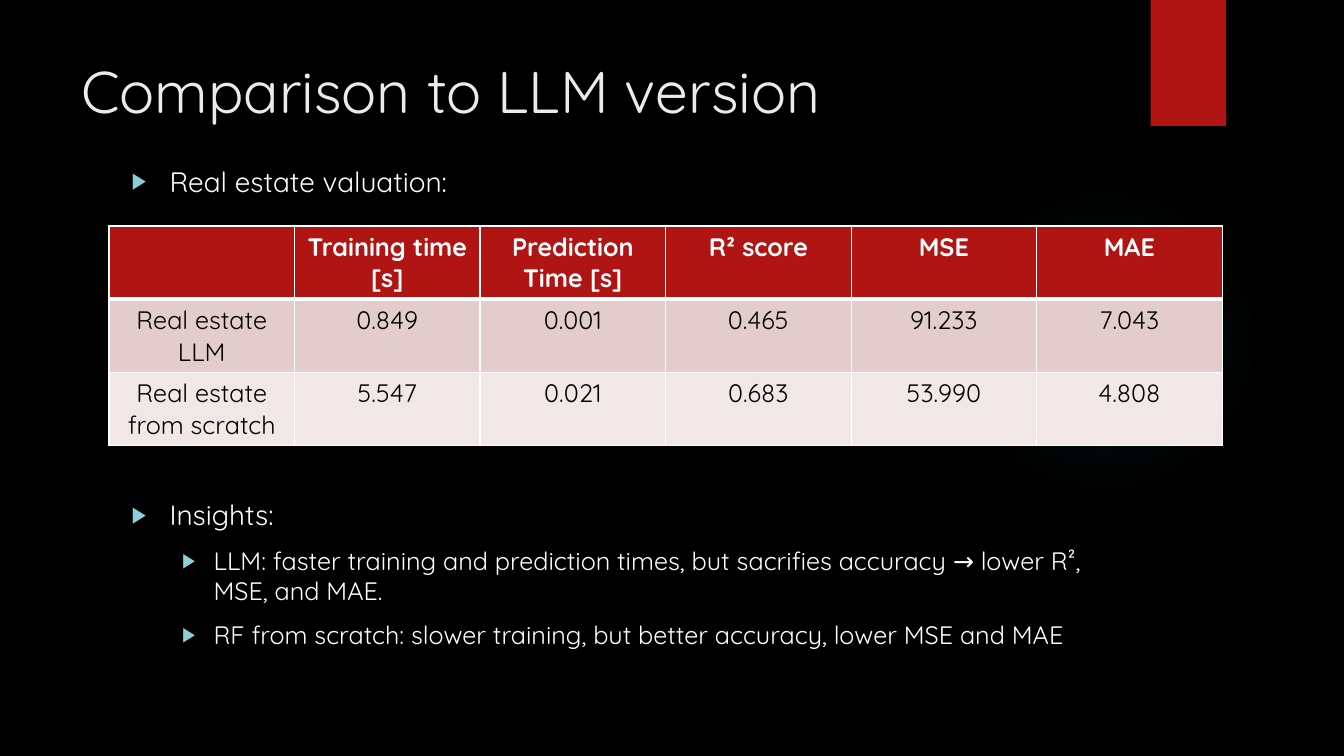
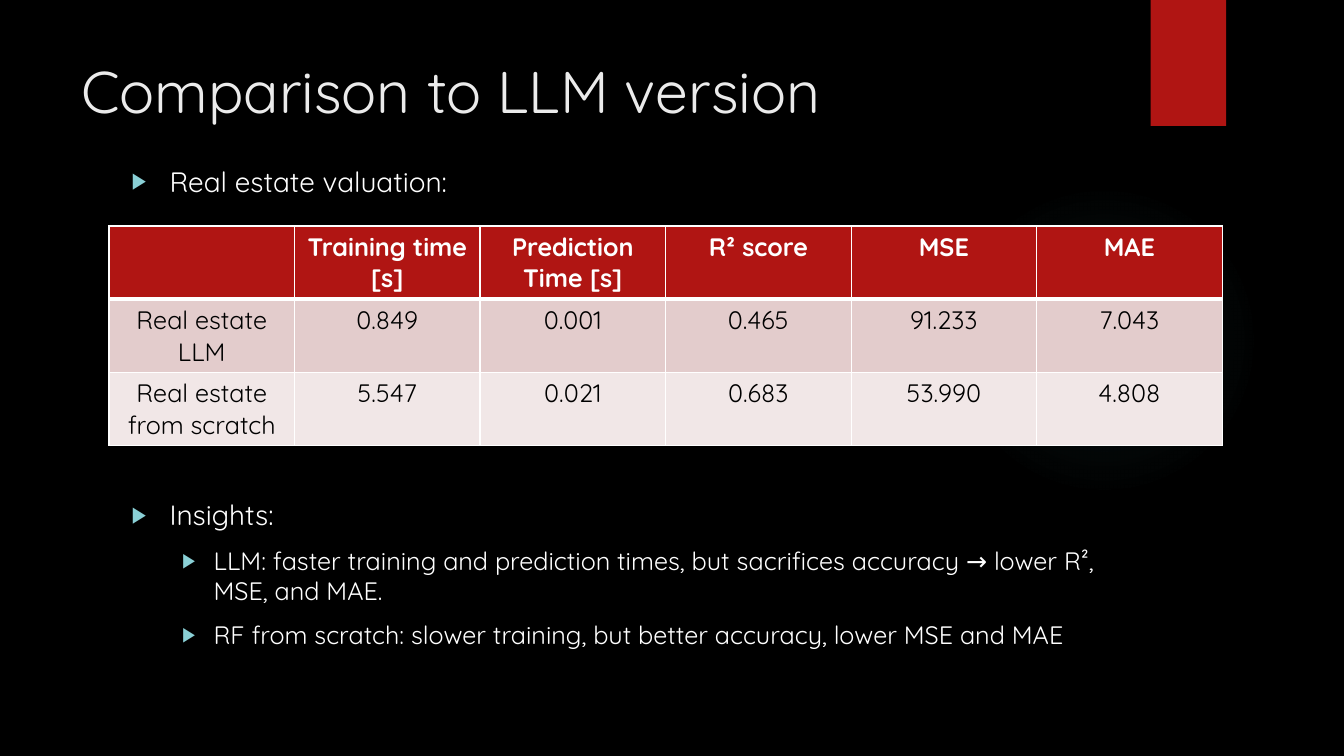
Before and after one commit to amanfc7/Machine-Learaning, a slide deck: slide 14 of ex2/Exercise_2_ppt.pptx. Drawn at 1344x756 pixels with LibreOffice and Linux fonts; fonts in the diff are those of the drawing; background and template pictures are left out. Boxes give left, top, right and bottom in pixels: in the first picture for what was removed or moved away, otherwise in the second. Text is boxed around its words. In the diff, an @@ line names an element or a change of style, - is before the commit and + after.

```diff
--- a/ex2/Exercise_2_ppt.pptx
+++ b/ex2/Exercise_2_ppt.pptx
@@ text at box(214, 549, 1094, 603): text changed @@
-  ▶ LLM: faster training and prediction times, but sacrifies accuracy → lower R², MSE, and MAE.
+  ▶ LLM: faster training and prediction times, but sacrifices accuracy → lower R², MSE, and MAE.
```
Also in this commit, not shown: 4 other slides changed, 1 slide added, 6 slides removed.
